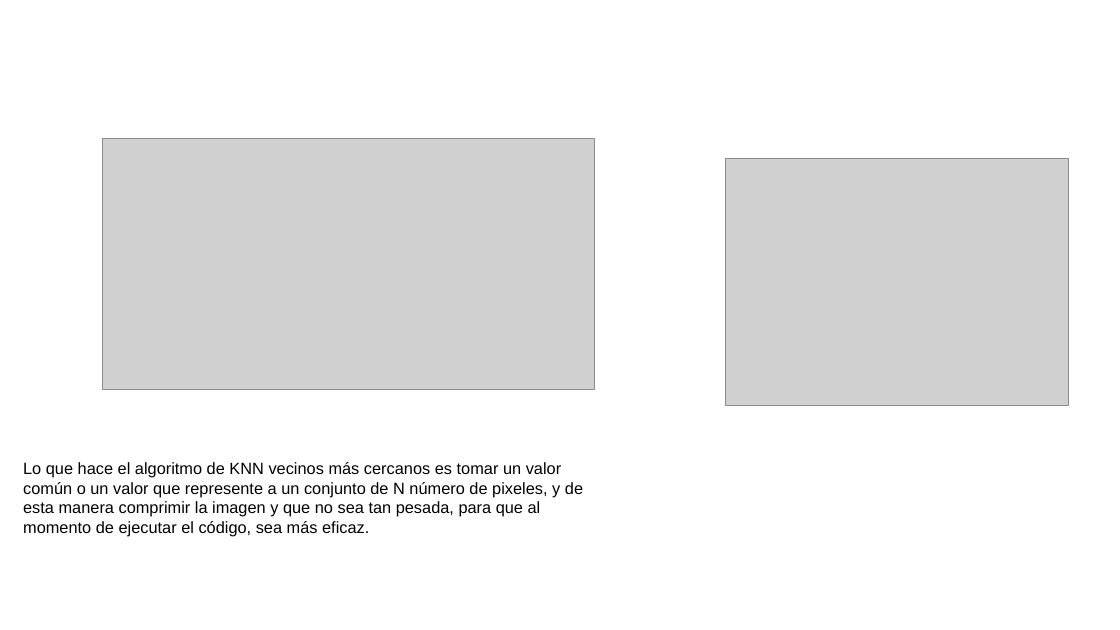
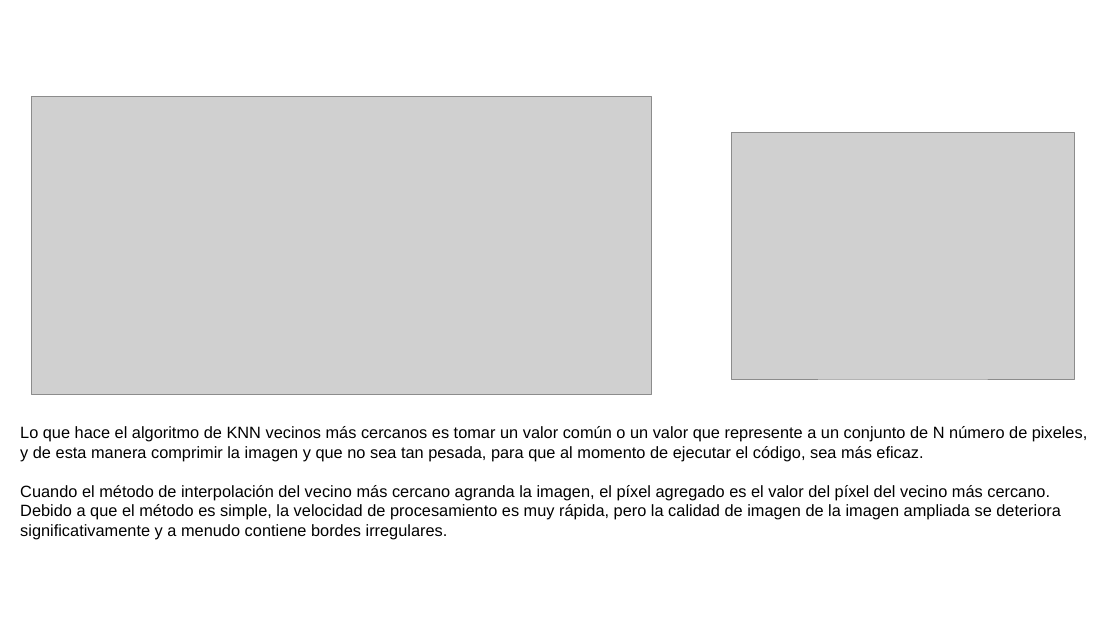
Before and after one commit to DavidAgudeloTapias/ST0245-001, a slide deck: slide 5 of Proyecto/Presentaciones/Presentacion2.pptx. Drawn at 1120x630 pixels with LibreOffice and Linux fonts; fonts in the diff are those of the drawing; grey boxes stand for pictures; background and template pictures are left out. Boxes give left, top, right and bottom in pixels: in the first picture for what was removed or moved away, otherwise in the second. Text is boxed around its words. In the diff, an @@ line names an element or a change of style, - is before the commit and + after.

Commit message:
Se añadió el Informe 2, la Presentación 2 y el Código 2

```diff
--- a/Proyecto/Presentaciones/Presentacion2.pptx
+++ b/Proyecto/Presentaciones/Presentacion2.pptx
@@ picture: place and size @@
-picture at (103,139,594,389)
+picture at (32,97,652,395)
@@ picture: place and size @@
-picture at (726,159,1069,406)
+picture at (732,133,1075,380)
@@ text "Lo que hace el algoritmo ...": place and size @@
-text "Lo que hace el algoritmo ..." at (23,462,583,537)
+text "Lo que hace el algoritmo ..." at (20,426,1087,540)
@@ text at (20,485,1060,540): paragraph added @@
+Cuando el método de interpolación del vecino más cercano agranda la imagen, el píxel agregado es el valor del píxel del vecino más cercano. Debido a que el método es simple, la velocidad de procesamiento es muy rápida, pero la calidad de imagen de la imagen ampliada se deteriora significativamente y a menudo contiene bordes irregulares.
```
Also in this commit, not shown: 2 other slides changed, 2 other files.
